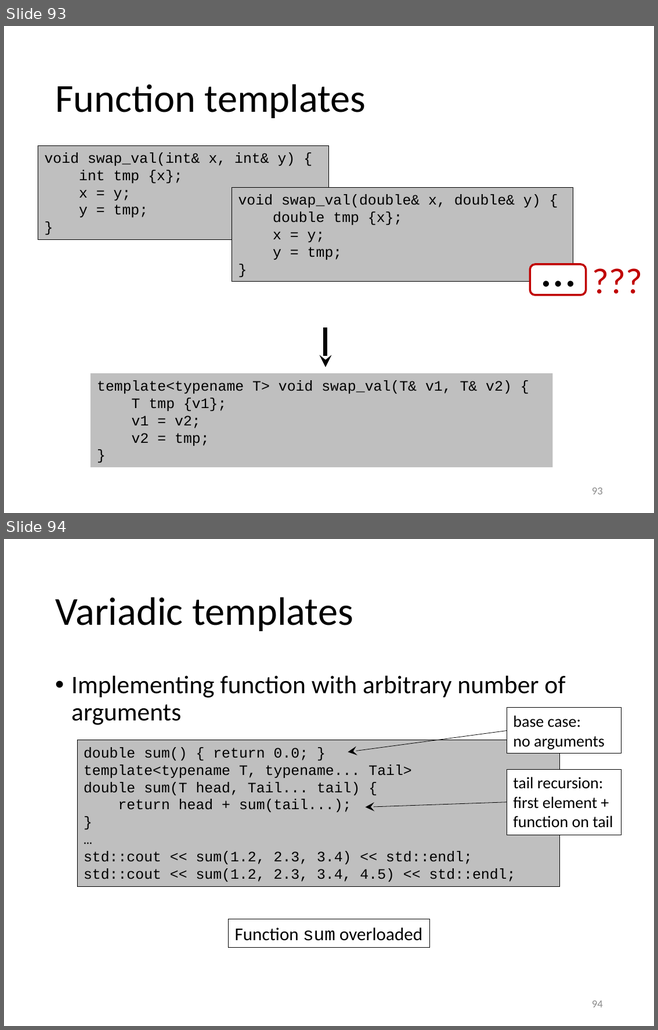
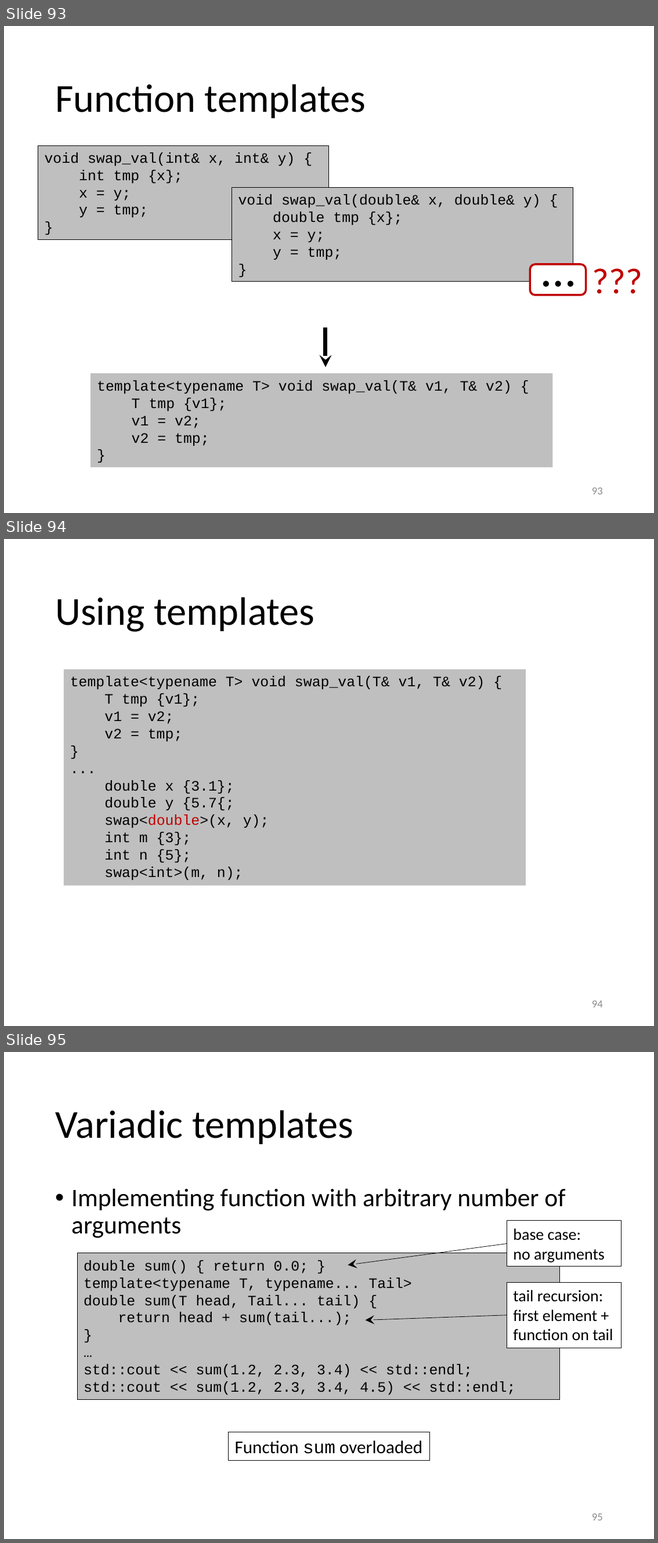
Before and after one commit to gjbex/Scientific-C-plus-plus, a slide deck: scientific_cpp.pptx. Shown one above the other, each under a label of ours: slides 93 and 94 before the commit, slides 93, 94 and 95 after it. The pictures are 658x1030 and 658x1543 pixels, drawn with LibreOffice and Linux fonts; fonts in the diff are those of the drawing. Boxes give left, top, right and bottom in pixels: in the first picture for what was removed or moved away, otherwise in the second. Text is boxed around its words. In the diff, an @@ line names an element or a change of style, - is before the commit and + after.

Commit message:
Add slide on using templates

```diff
--- a/scientific_cpp.pptx
+++ b/scientific_cpp.pptx
@@ slide 94 added at [4,539,654,1026], background #FFFFFF @@
@@ title added at [55,597,315,632], 44 pt, text #000000 @@
+Using templates
@@ rectangle added at [64,669,525,885], fill #BFBFBF, 16 pt, text #000000 @@
+template<typename T> void swap_val(T& v1, T& v2) {
+T tmp {v1};
+v1 = v2;
+v2 = tmp;
+}
+...
+double x {3.1};
+double y {5.7{;
+swap<double>(x, y);
+int m {3};
+int n {5};
+swap<int>(m, n);
@@ page number added at [592,1001,603,1008], 12 pt, text #8C8C8C @@
+94
@@ what was slide 94 is now slide 95 @@
@@ page number at [592,1514,603,1521]: text changed @@
-94
+95
```
